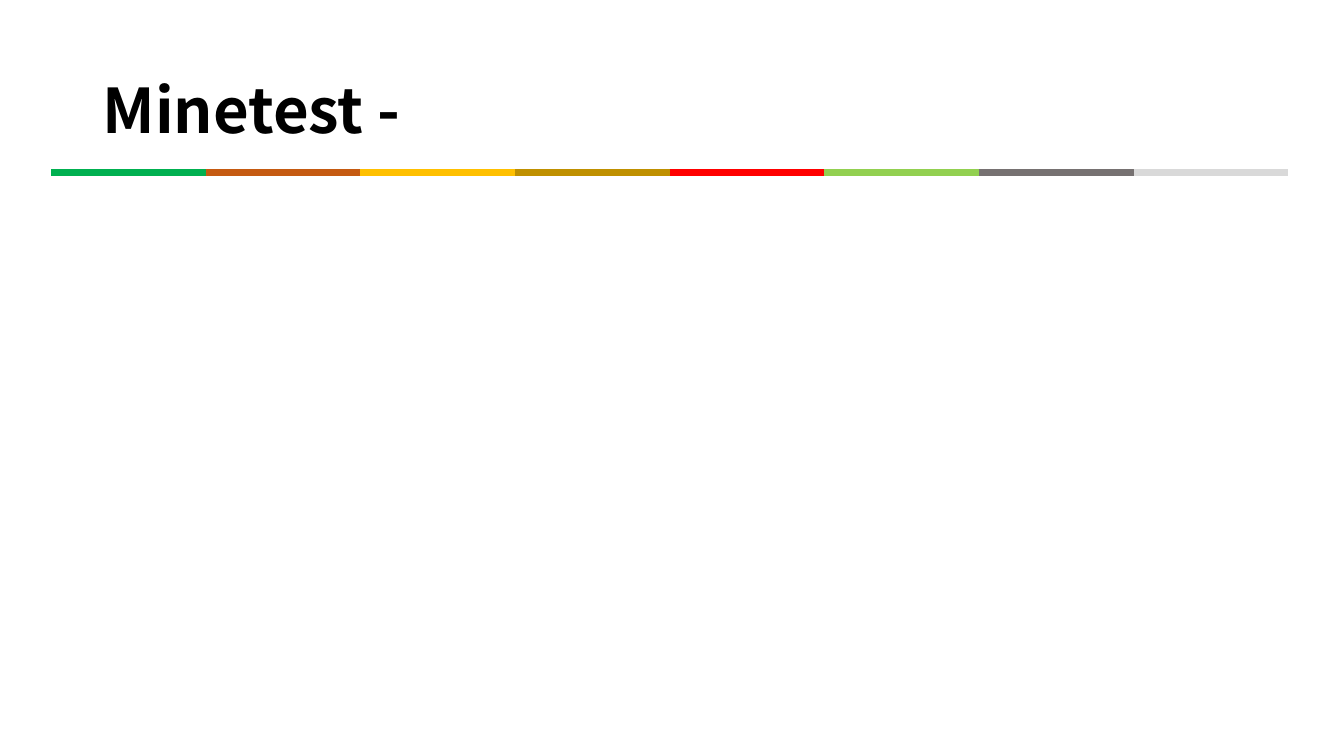
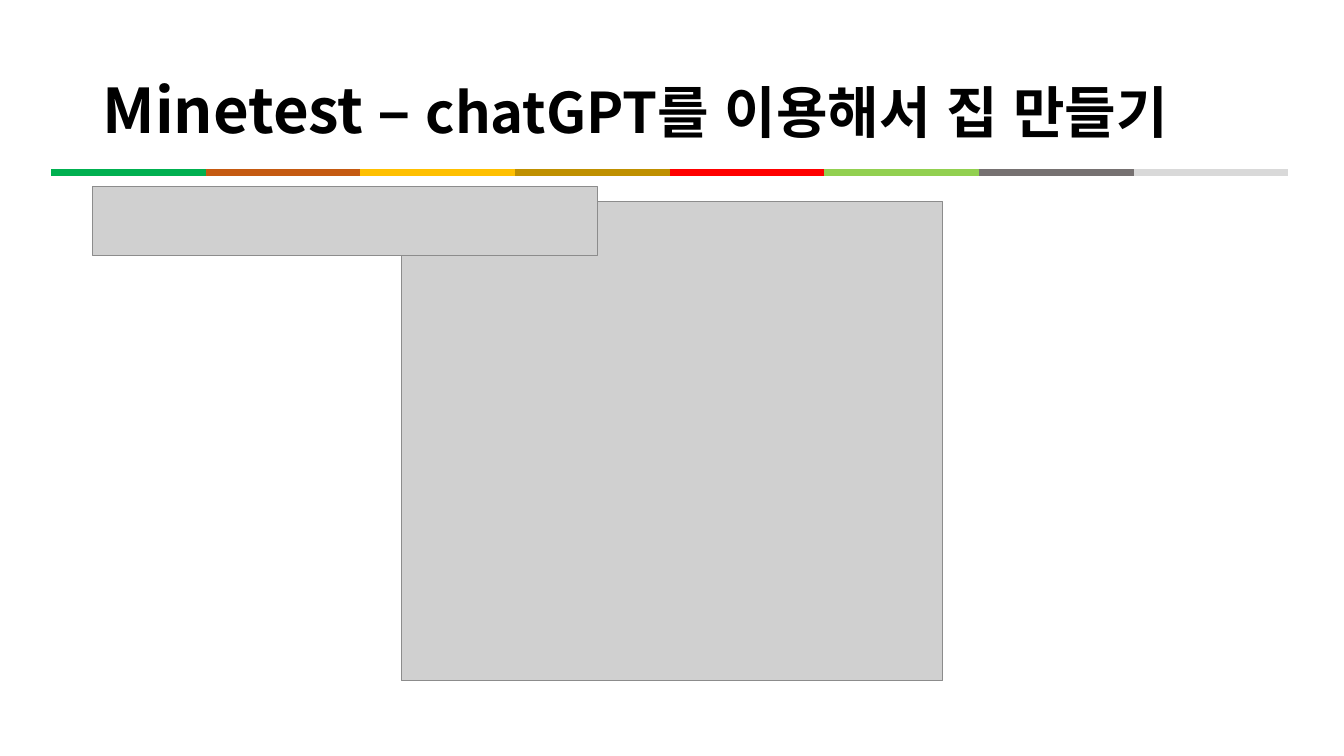
Before and after one commit to kig2929kig/minetest, a slide deck: slide 26 of Minetest와 함께하는 프로그래밍 입문.pptx (slide 16 before the commit). Drawn at 1344x756 pixels with LibreOffice and Linux fonts; fonts in the diff are those of the drawing; grey boxes stand for pictures. Boxes give left, top, right and bottom in pixels: in the first picture for what was removed or moved away, otherwise in the second. Text is boxed around its words. In the diff, an @@ line names an element or a change of style, - is before the commit and + after.

```diff
--- a/Minetest와 함께하는 프로그래밍 입문.pptx
+++ b/Minetest와 함께하는 프로그래밍 입문.pptx
@@ title at (x1=102, y1=83, x2=1167, y2=138): text changed; size 44 to 40 pt @@
-Minetest -
+Minetest – chatGPT를 이용해서 집 만들기
@@ picture added at (x1=93, y1=187, x2=598, y2=256) @@
@@ picture added at (x1=401, y1=202, x2=943, y2=682) @@
```
Also in this commit, not shown: 2 other slides changed, 8 slides added, 6 slides removed.
